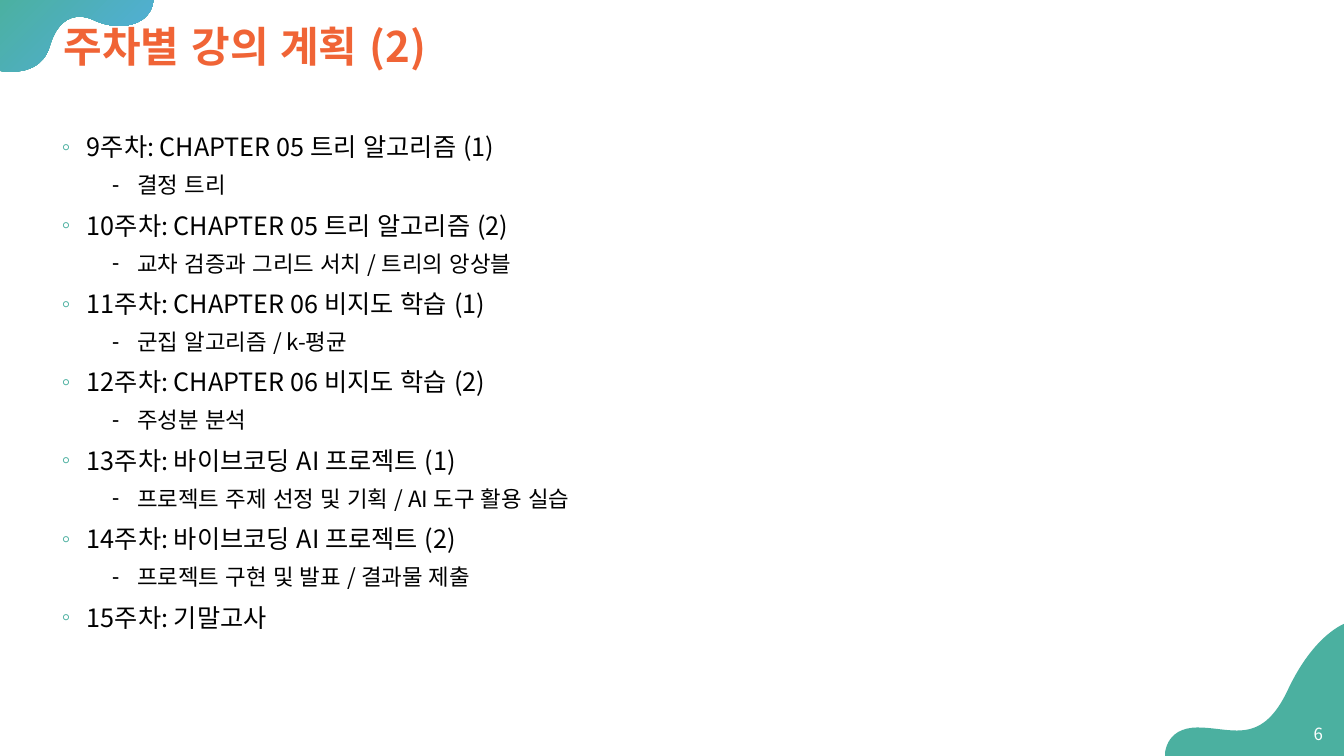
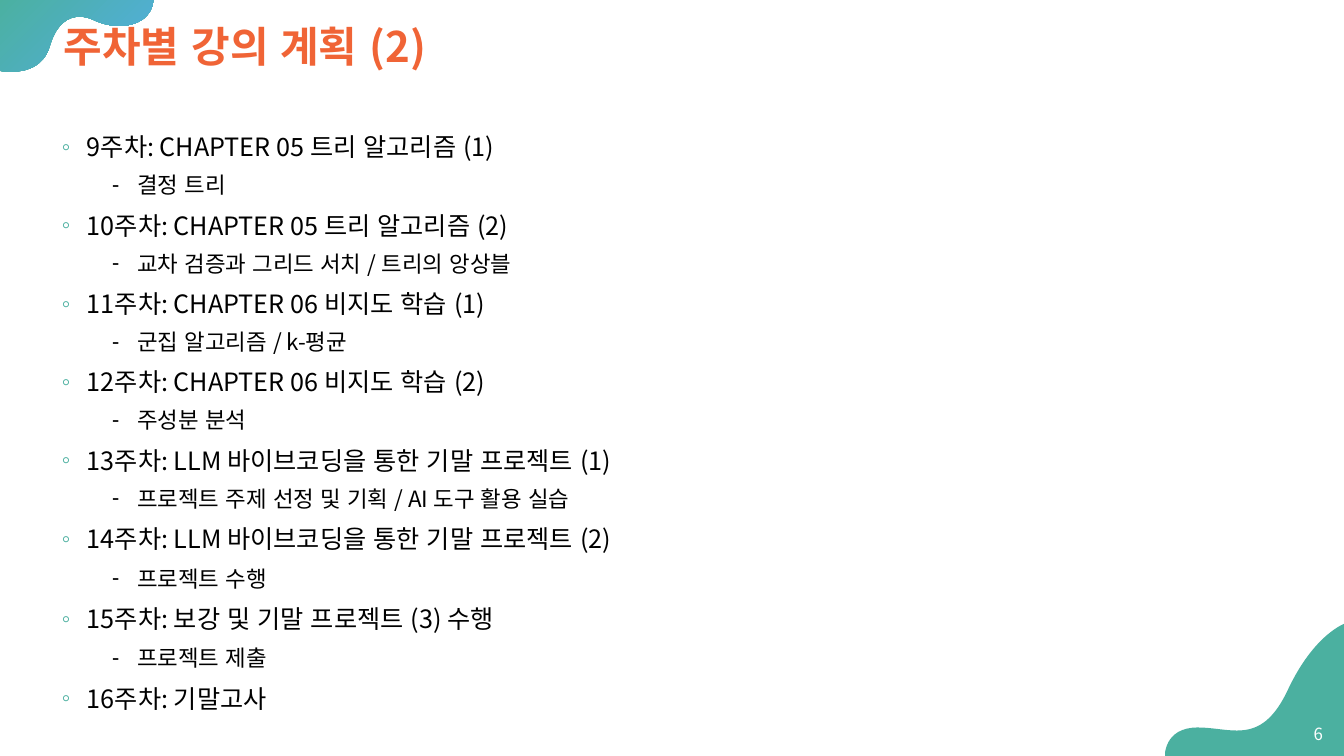
Before and after one commit to Sangdon-Park/Sangdon-Park.github.io, a slide deck: slide 6 of data/인공지능/00 - preview.pptx. Drawn at 1344x756 pixels with LibreOffice and Linux fonts; fonts in the diff are those of the drawing. Boxes give left, top, right and bottom in pixels: in the first picture for what was removed or moved away, otherwise in the second. Text is boxed around its words. In the diff, an @@ line names an element or a change of style, - is before the commit and + after.

```diff
--- a/data/인공지능/00 - preview.pptx
+++ b/data/인공지능/00 - preview.pptx
@@ text at <box>87,449,611,475</box>: text changed @@
-◦ 13주차: 바이브코딩 AI 프로젝트 (1)
+◦ 13주차: LLM 바이브코딩을 통한 기말 프로젝트 (1)
@@ text at <box>87,527,611,710</box>: text changed @@
-◦ 14주차: 바이브코딩 AI 프로젝트 (2)
-  ⁃ 프로젝트 구현 및 발표 / 결과물 제출
-◦ 15주차: 기말고사
+◦ 14주차: LLM 바이브코딩을 통한 기말 프로젝트 (2)
+  ⁃ 프로젝트 수행
+◦ 15주차: 보강 및 기말 프로젝트 (3) 수행
+  ⁃ 프로젝트 제출
+◦ 16주차: 기말고사
```
Also in this commit, not shown: 3 other slides changed, 3 other files.
